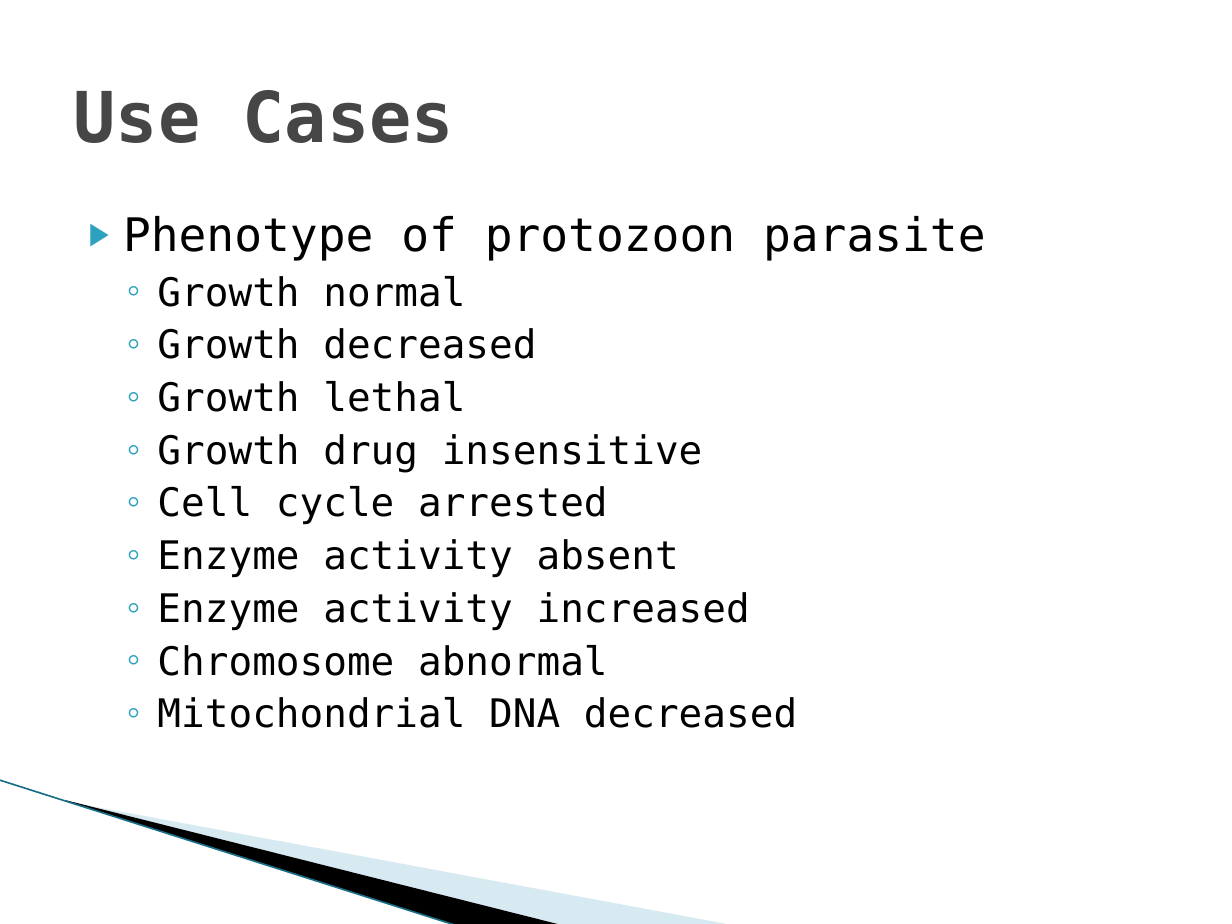
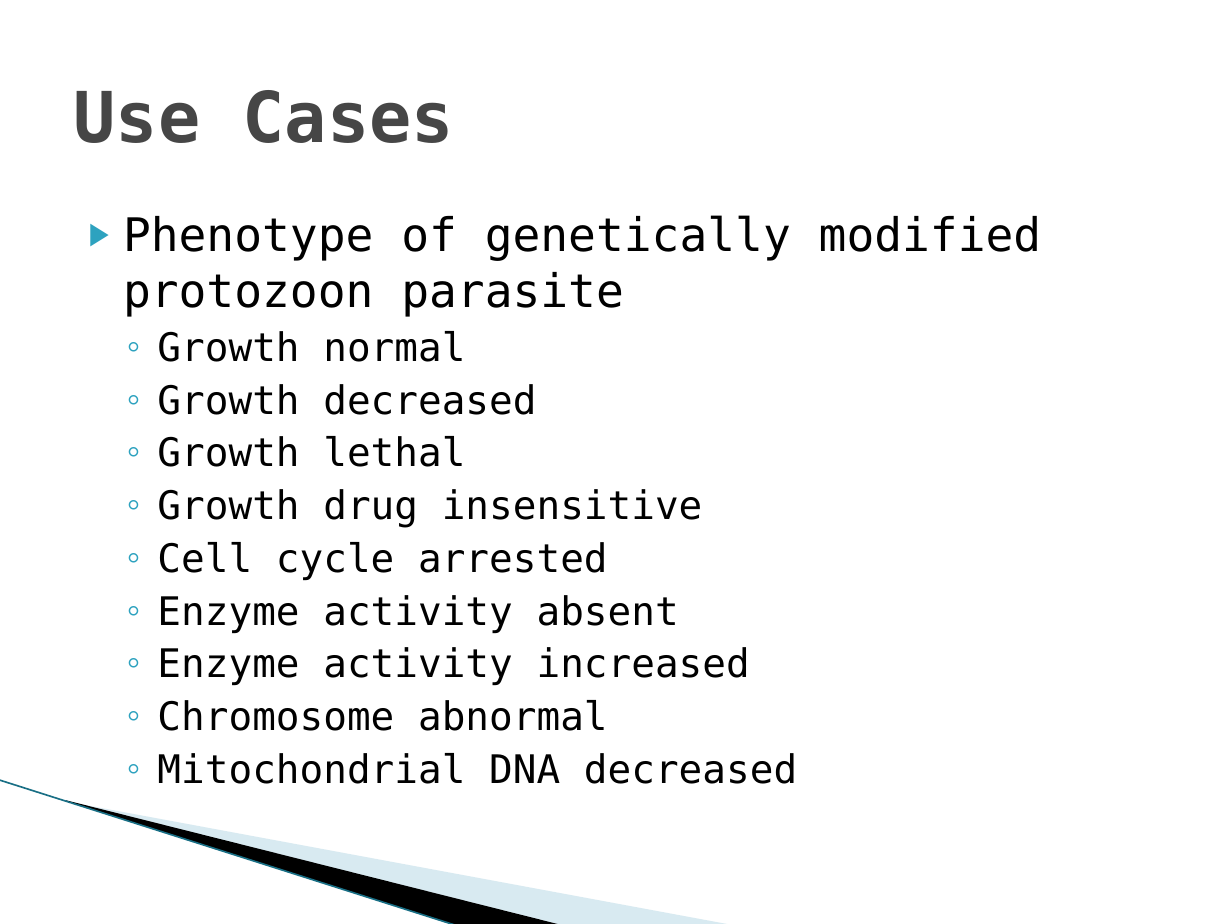
Before and after one commit to obi-ontology/obi-legacy-svn, a slide deck: slide 4 of trunk/docs/presentations/OBI workshop Oct 2011 Philly/Phenotype.pptx (slide 2 before the commit). Drawn at 1232x924 pixels with LibreOffice and Linux fonts; fonts in the diff are those of the drawing; background and template pictures are left out. Boxes give left, top, right and bottom in pixels: in the first picture for what was removed or moved away, otherwise in the second. Text is boxed around its words. In the diff, an @@ line names an element or a change of style, - is before the commit and + after.

```diff
--- a/trunk/docs/presentations/OBI workshop Oct 2011 Philly/Phenotype.pptx
+++ b/trunk/docs/presentations/OBI workshop Oct 2011 Philly/Phenotype.pptx
@@ text at (123,215,1042,317): text changed @@
-▶ Phenotype of protozoon parasite
+▶ Phenotype of genetically modified protozoon parasite
```
Also in this commit, not shown: 3 slides added, 1 slide removed, 2 other files.
